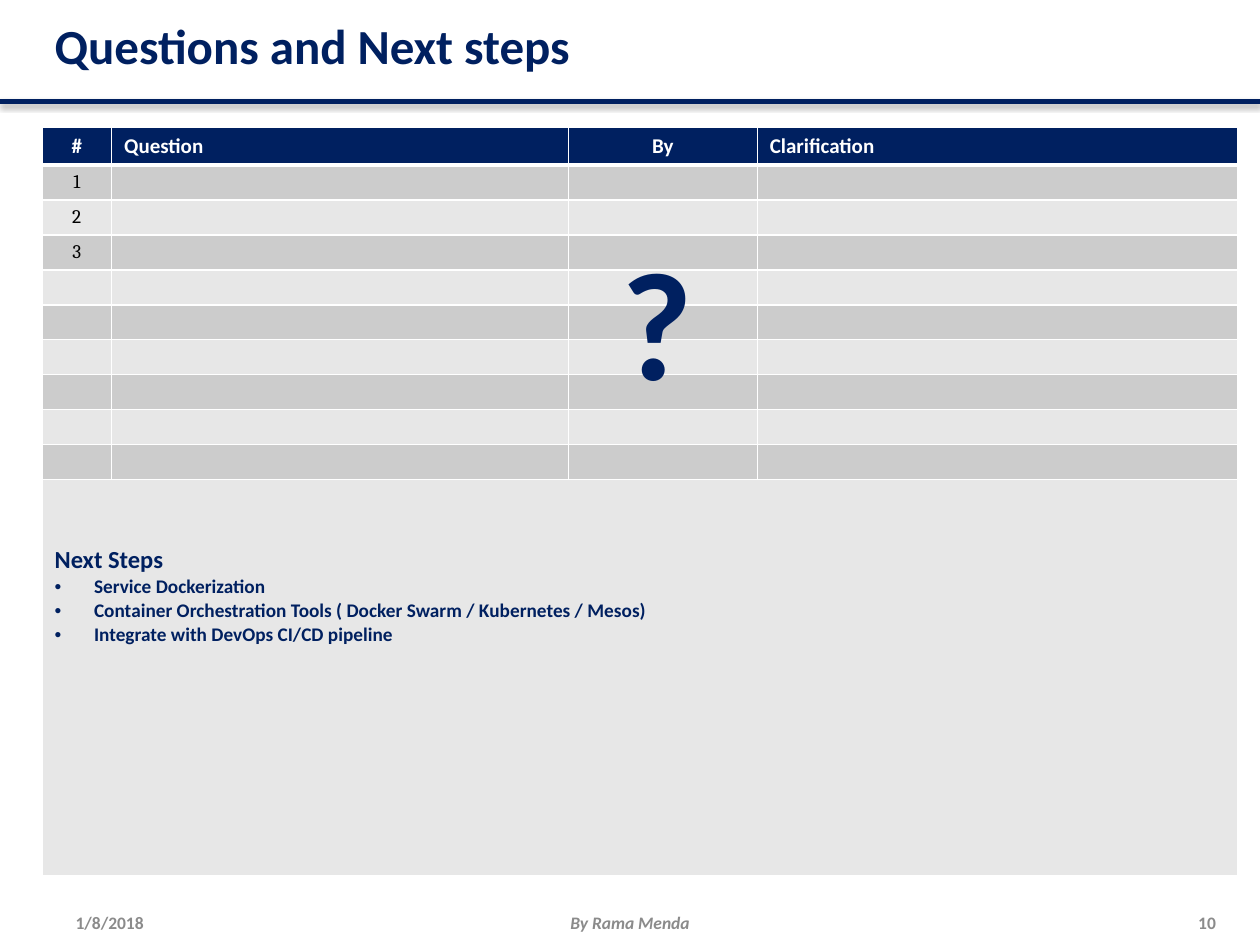
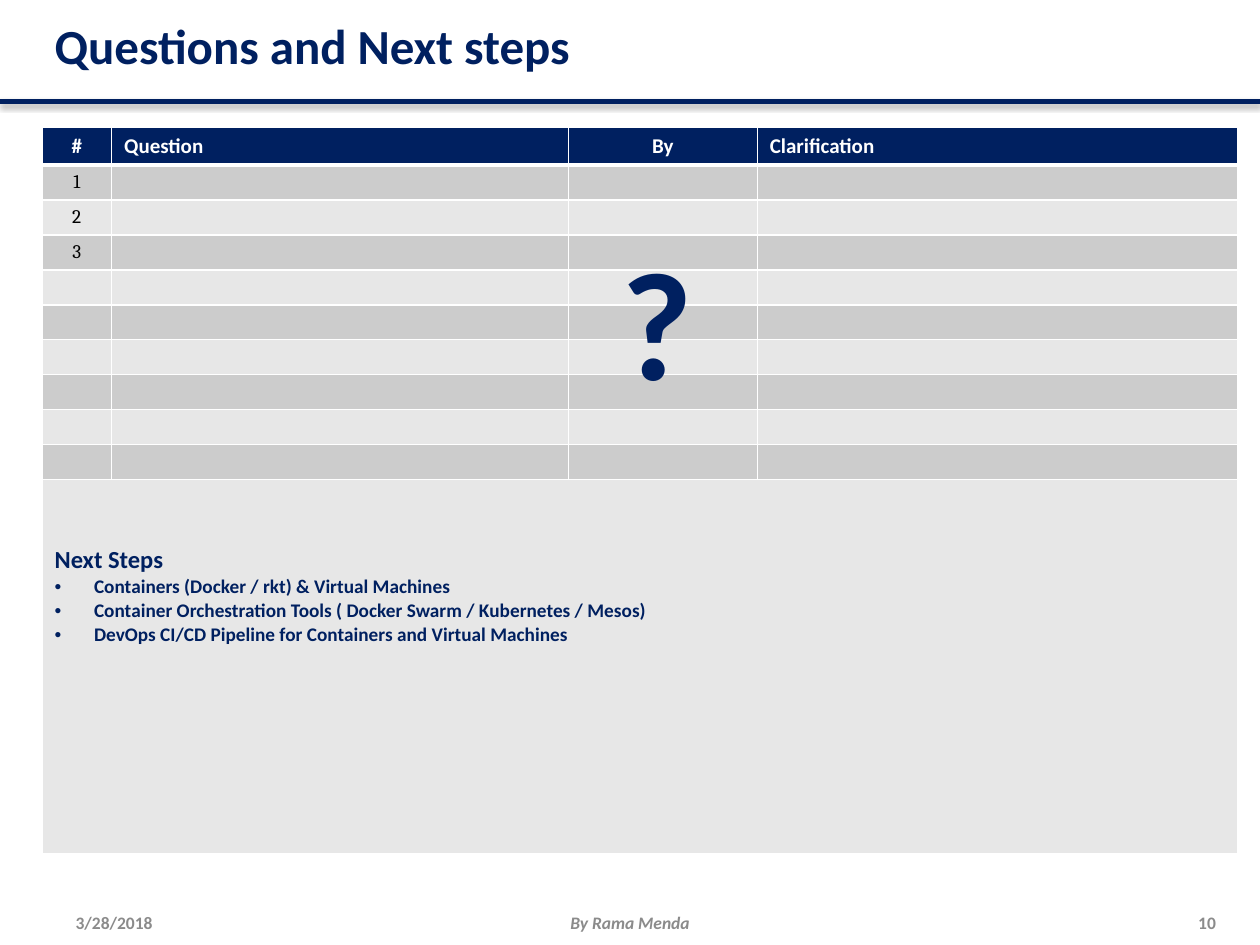
Before and after one commit to ramamenda/microservices, a slide deck: slide 10 of SpringCloudNetflix/MicroservicesPart1_vDraft.pptx. Drawn at 1260x945 pixels with LibreOffice and Linux fonts; fonts in the diff are those of the drawing. Boxes give left, top, right and bottom in pixels: in the first picture for what was removed or moved away, otherwise in the second. Text is boxed around its words. In the diff, an @@ line names an element or a change of style, - is before the commit and + after.

```diff
--- a/SpringCloudNetflix/MicroservicesPart1_vDraft.pptx
+++ b/SpringCloudNetflix/MicroservicesPart1_vDraft.pptx
@@ table at <box>42,127,1236,864</box> @@
-row 11, column 1: Next Steps / Service Dockerization / Container Orchestration Tools ( Docker Swarm / Kubernetes / Mesos) / Integrate with DevOps CI/CD pipeline
+row 11, column 1: Next Steps / Containers (Docker / rkt) & Virtual Machines / Container Orchestration Tools ( Docker Swarm / Kubernetes / Mesos) / DevOps CI/CD Pipeline for Containers and Virtual Machines
@@ text at <box>76,917,153,930</box>: text changed @@
-1/8/2018
+3/28/2018
```
Also in this commit, not shown: 10 other slides changed.
